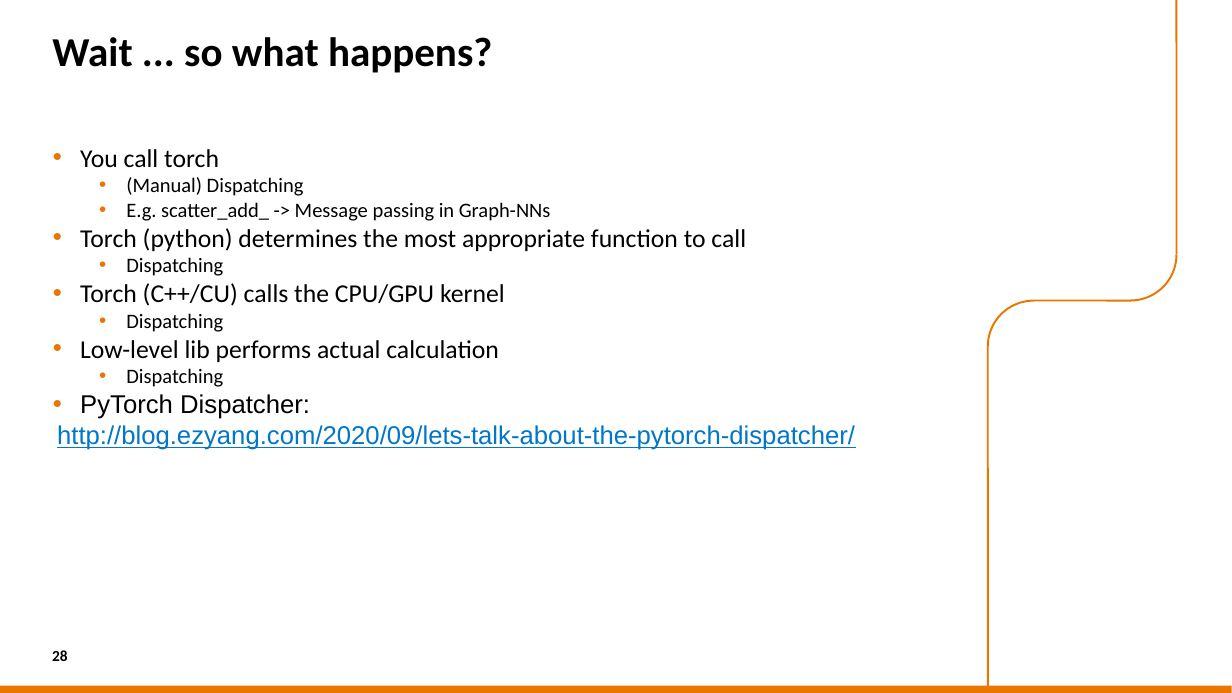
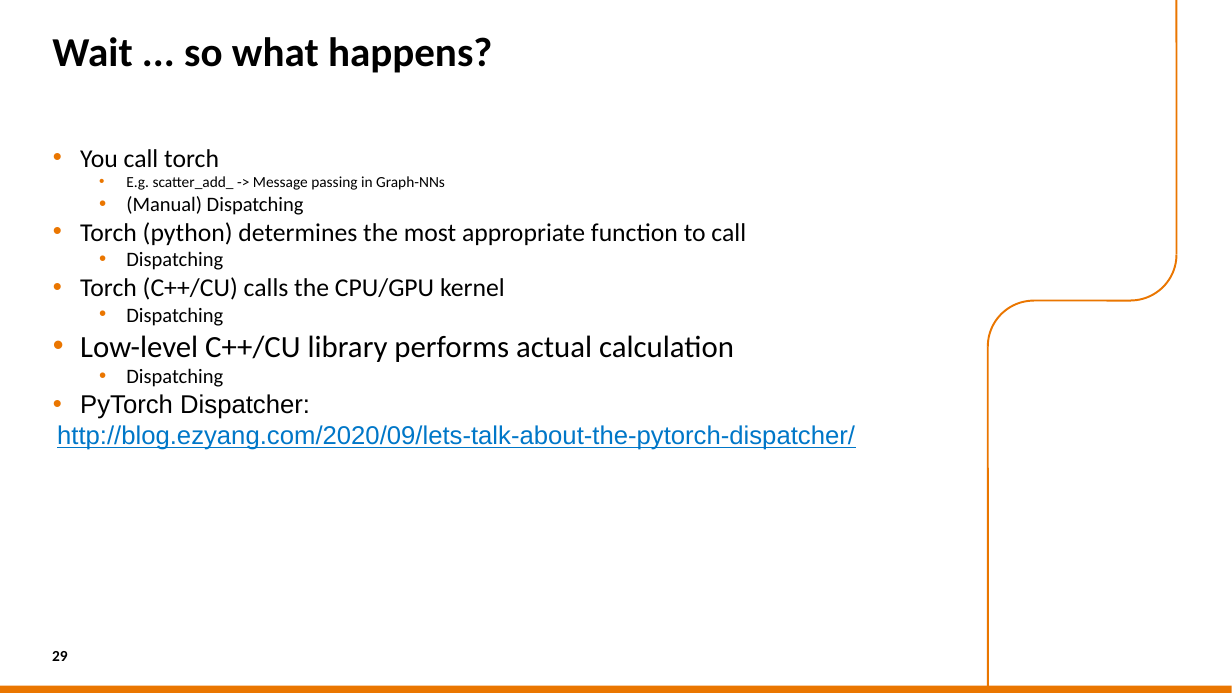
Before and after one commit to sara-nl/HPML-course-materials, a slide deck: slide 29 of Day2/slides/hw_and_software_features.pptx (slide 28 before the commit). Drawn at 1232x693 pixels with LibreOffice and Linux fonts; fonts in the diff are those of the drawing; background and template pictures are left out. Boxes give left, top, right and bottom in pixels: in the first picture for what was removed or moved away, otherwise in the second. Text is boxed around its words. In the diff, an @@ line names an element or a change of style, - is before the commit and + after.

```diff
--- a/Day2/slides/hw_and_software_features.pptx
+++ b/Day2/slides/hw_and_software_features.pptx
@@ text at box(126, 176, 445, 190): paragraph added @@
+  • E.g. scatter_add_ -> Message passing in Graph-NNs
@@ text at box(126, 202, 551, 221): paragraph removed @@
-  • E.g. scatter_add_ -> Message passing in Graph-NNs
@@ text at box(80, 335, 734, 362): text changed; size 20 to 24 pt @@
-• Low-level lib performs actual calculation
+• Low-level C++/CU library performs actual calculation
@@ page number at box(52, 651, 68, 661): text changed @@
-28
+29
```
Also in this commit, not shown: 15 other slides changed, 1 slide added, 1 other file.
